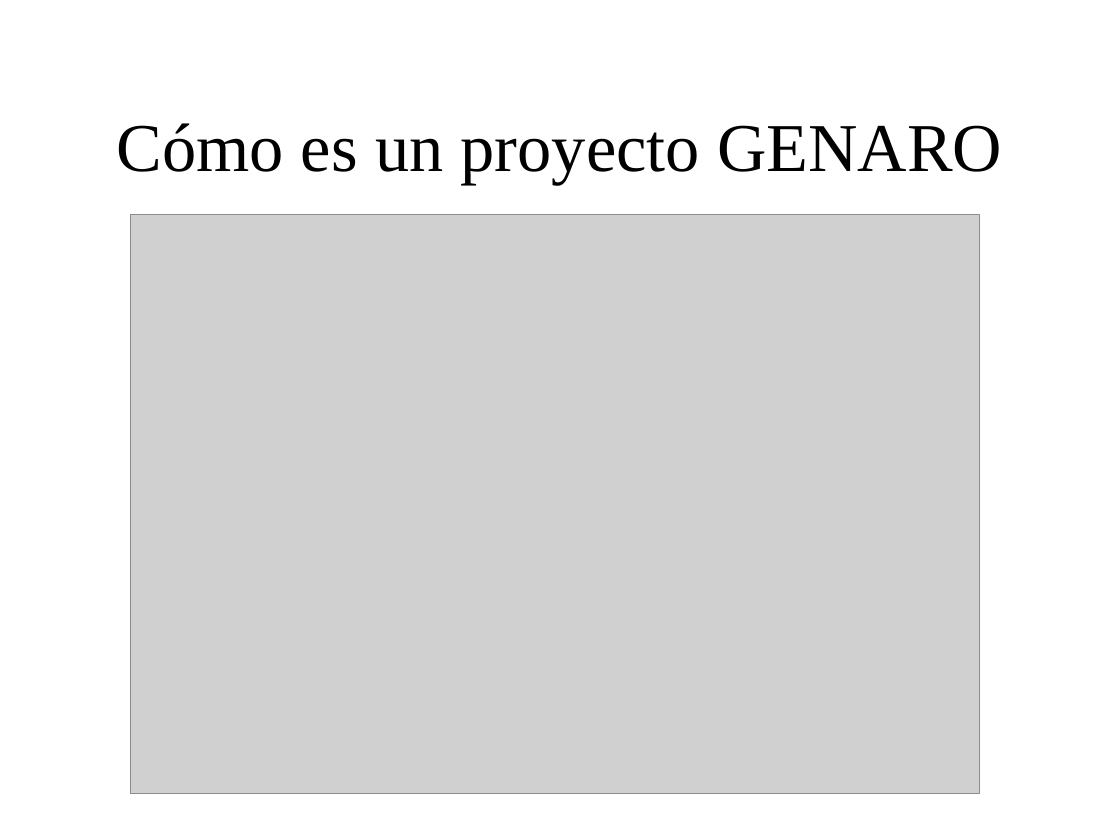
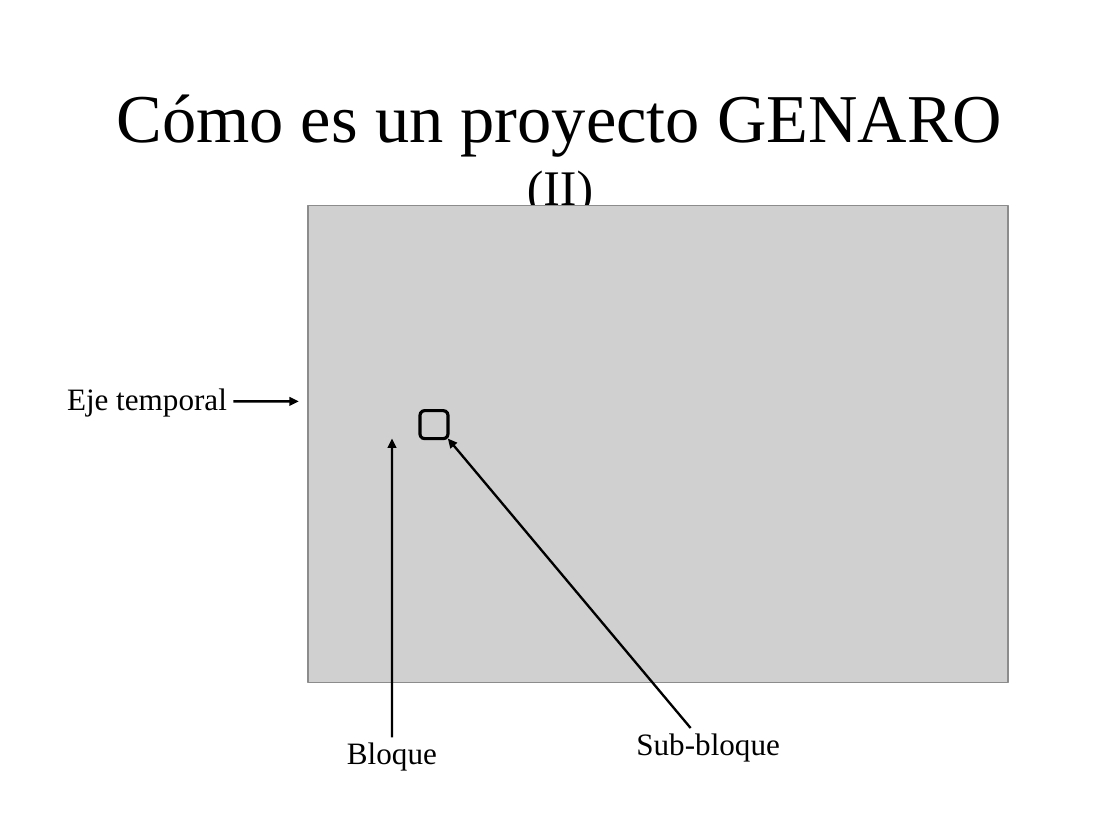
Before and after one commit to BackupTheBerlios/genaro, a slide deck: slide 15 of Documentos/MemoriaSSII/presentacion_proyecto.ppt (slide 11 before the commit). Drawn at 1120x840 pixels with LibreOffice and Linux fonts; fonts in the diff are those of the drawing; grey boxes stand for pictures; background and template pictures are left out. Boxes give left, top, right and bottom in pixels: in the first picture for what was removed or moved away, otherwise in the second. Text is boxed around its words. In the diff, an @@ line names an element or a change of style, - is before the commit and + after.

```diff
--- a/Documentos/MemoriaSSII/presentacion_proyecto.ppt
+++ b/Documentos/MemoriaSSII/presentacion_proyecto.ppt
@@ title at [117,94,1002,215]: text changed @@
-Cómo es un proyecto GENARO
+Cómo es un proyecto GENARO (II)
@@ picture: place and size @@
-picture at [131,215,980,794]
+picture at [308,205,1008,682]
@@ text added at [67,388,227,415], 20 pt, text #000000 @@
+Eje temporal
@@ arrow added from (233, 401) to (299, 401), #000000 1.5 pt @@
@@ rounded rectangle added at [420,411,448,439], outline #000000 2.01 pt @@
@@ arrow added from (392, 737) to (392, 439), #000000 1.5 pt @@
@@ arrow added from (691, 728) to (448, 439), #000000 1.5 pt @@
@@ text added at [347,742,437,770], 20 pt, text #000000 @@
+Bloque
@@ text added at [636,733,780,761], 20 pt, text #000000 @@
+Sub-bloque
```
Also in this commit, not shown: 19 other slides changed, 10 slides added, 1 slide removed.
